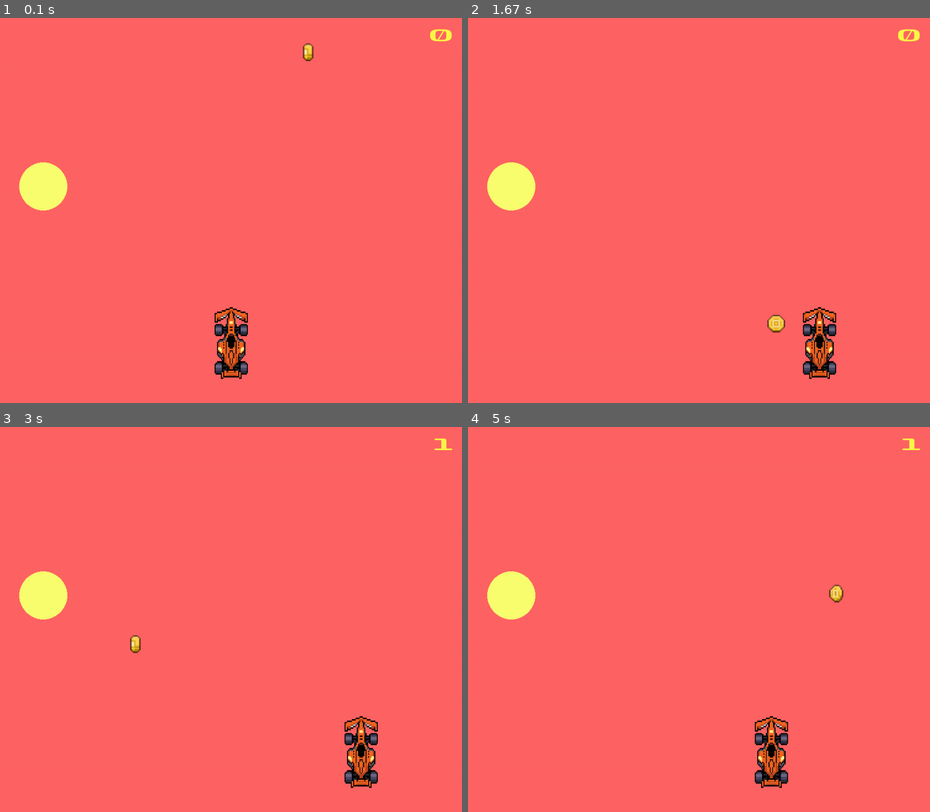
Above: before the commit, frames 1-4 (two rows, left to right).
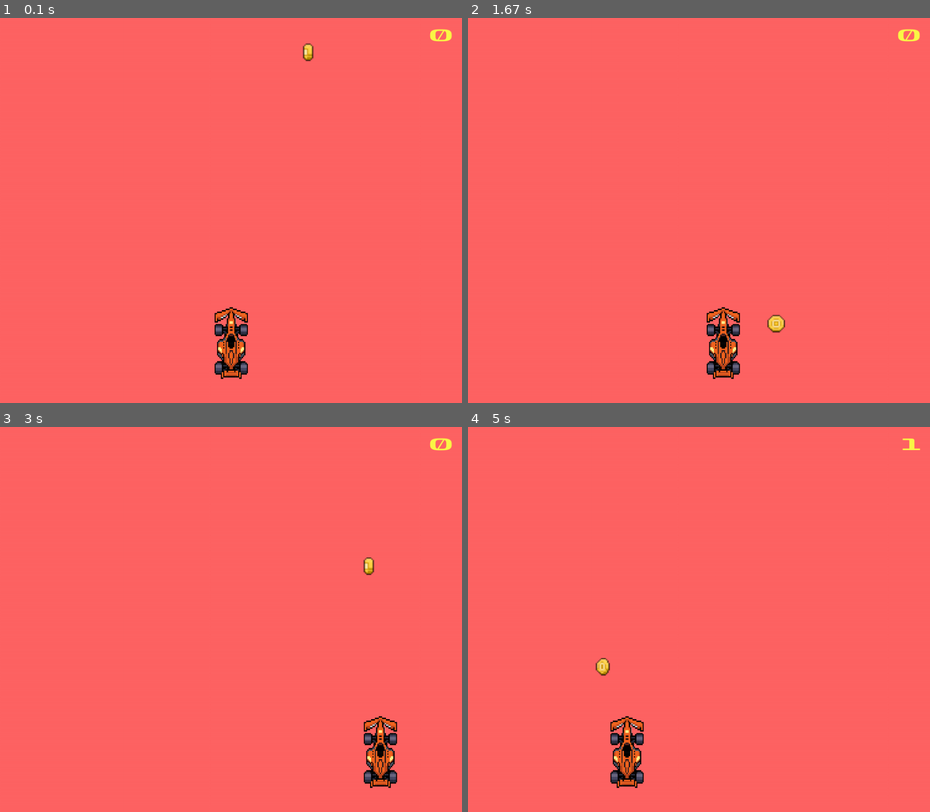
Above: after the commit, the same moments.

Repository: hoangdesu/Anh-Khoa-programming-class
Game: pygame game, started from pygame/hello-pygame/game.py
The game is run twice, just before and just after one commit, with the same random seed, the same clock (stepped at 60 frames per second) and the same inputs.
Inputs:
- Up to frame 1 (0.1 s): no input
- Up to frame 2 (1.67 s): hold Right 0.33-0.8 s; hold Right 0.83-1.3 s; hold Left from 1.33 s (still down)
- Up to frame 3 (3 s): release Left at 1.87 s; hold Left 1.9-2.3 s; hold Right 2.33-2.97 s
- Up to frame 4 (5 s): hold Left 3-3.47 s; hold Right 3.5-3.97 s; hold Right 4-4.47 s; hold Left from 4.5 s (still down)

The runs differ from the first frame. In frame 1, 1.0% of the frame differs, in the area x 4-15%, y 37-50%; in frame 2, 3.2%; in frame 3, 3.1%; in frame 4, 3.5%, in the area x 4-82%, y 37-94%.

Commit message:
play sound

Diff:
--- a/pygame/hello-pygame/game.py
+++ b/pygame/hello-pygame/game.py
@@ -26,6 +26,7 @@
 coin_index = 0
 coin_x = random.randint(100, 860)
 coin_y = 20
+coin_speed = 3
 
 color = (250, 255, 112)
 
@@ -34,7 +35,7 @@
 y = 350
 
 circle_radius = 50
-speed = 5
+speed = 10
 
 direction = 'right'
 
@@ -49,6 +50,11 @@
 score = 0
 
 f1_font = pg.font.Font('Formula1-Wide.otf', 32)
+
+
+# Mixer: for playing sound
+pg.mixer.init()
+coin_sound = pg.mixer.Sound('coin-sound.mp3')
 
 
 # Run until the user asks to quit
@@ -94,6 +100,7 @@
 
     # Fill the background with white
     screen.fill((255, 100, 100))
+    # TODO: replace the background with an image
 
     # Draw the score after background
     score_text = f1_font.render(str(score), True, (252, 249, 71))
@@ -102,7 +109,7 @@
     coordinates = (x, y)
 
     # Draw a solid blue circle in the center
-    pg.draw.circle(screen, color, coordinates, circle_radius)
+    # pg.draw.circle(screen, color, coordinates, circle_radius)
 
     car_coordinates = (car_x, car_y)
     screen.blit(car, car_coordinates)
@@ -129,6 +136,8 @@
 
 
 
+    # TODO: play sound effects
+
 
     if (pg.time.get_ticks() % 40 == 0 or pg.time.get_ticks() % 40 == 1):
         if coin_index < len(coin_sprites) - 1:
@@ -141,7 +150,8 @@
         coin_x = random.randint(50, SCREEN_WIDTH - current_coint_sprite.get_width() - 50)
 
     else:
-        coin_y += 3
+        coin_y += coin_speed
+
 
 
     # AABB: Collision detection between the coin and the car
@@ -158,6 +168,13 @@
         # give user 1 point
         score += 1
 
+        # play sound effect
+        coin_sound.play()
+
+        # increase the speed and difficulty
+        coin_speed += 1
+        print(coin_speed)
+
 
     # Draw boxes around sprites to detect collision
     # pg.draw.rect(screen, (0,255,0), (coin_x, coin_y, current_coint_sprite.get_width(), current_coint_sprite.get_height()), 2)
Not shown, added: pygame/hello-pygame/coin-sound.mp3
